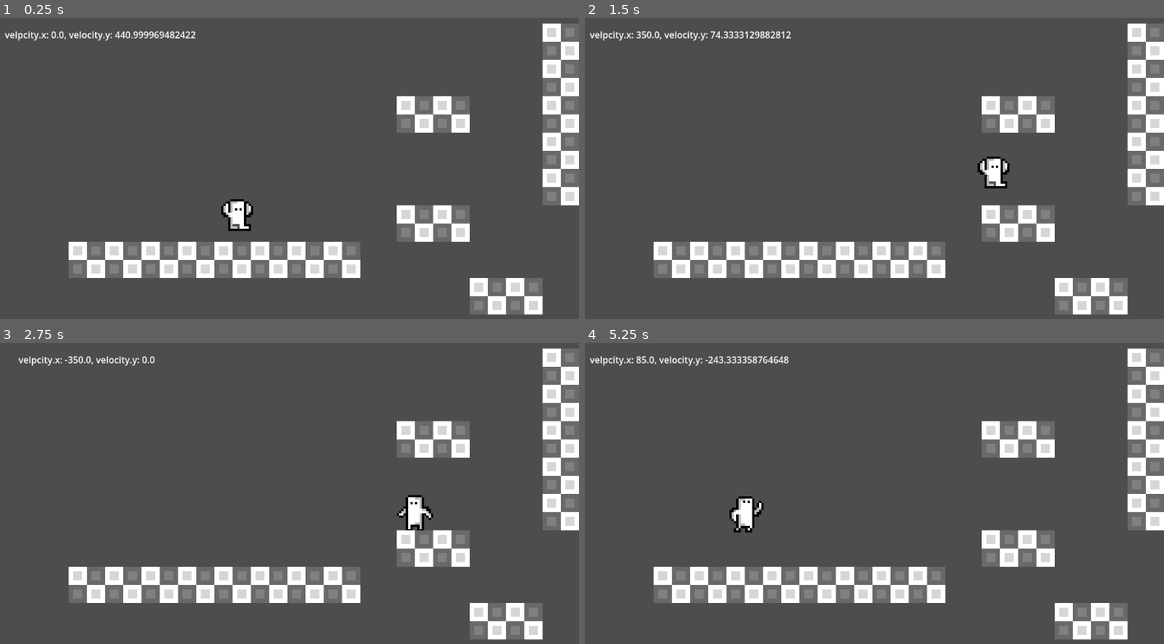
Above: before the commit, frames 1-4 (two rows, left to right).
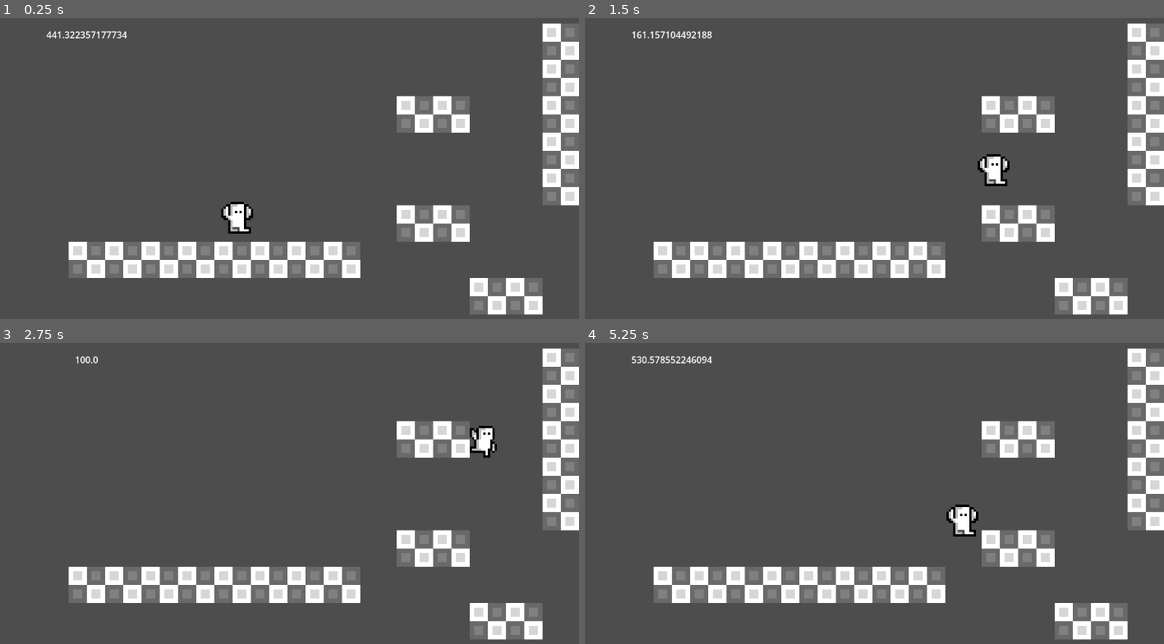
Above: after the commit, the same moments.

Repository: serehin-denis/godot-first-project-ever
Game: Godot game, scene res://world.tscn
Two runs of this game, one before a commit and one after it. Both use one fixed random seed, a clock stepped at 60 frames per second and the inputs below.
Inputs:
- Up to frame 1 (0.25 s): no input
- Up to frame 2 (1.5 s): tap Enter (ui_accept) at 0.5, 0.6, 0.77, 1.07, 1.35 s; hold D (ui_right) from 0.53 s (still down)
- Up to frame 3 (2.75 s): tap Enter (ui_accept) at 1.52, 1.82, 2.1 s; release D (ui_right) at 2.03 s; hold A (ui_left) from 2.03 s (still down)
- Up to frame 4 (5.25 s): release A (ui_left) at 2.78 s; hold D (ui_right) 2.78-4.28 s; tap Enter (ui_accept) at 2.85, 3.02, 3.32, 3.6, 3.77, 4.07, 4.35, 4.52, 4.82, 5.1 s; hold A (ui_left) 4.28-5.03 s; hold D (ui_right) from 5.03 s (still down)

The runs differ from the first frame. In frame 1, 0.8% of the frame differs, in the area x 0-44%, y 4-72%; in frame 2, 0.8%; in frame 3, 1.1%; in frame 4, 1.4%, in the area x 0-68%, y 4-65%.

Commit message:
update: added wall-slide mechanic

Diff:
--- a/components/player.tscn
+++ b/components/player.tscn
@@ -5,6 +5,7 @@
 [ext_resource type="Texture2D" uid="uid://sl482wejw4sf" path="res://assets/player animations/idle.png" id="2_51jd6"]
 [ext_resource type="Texture2D" uid="uid://d1hve0ff4b4w0" path="res://assets/player animations/run.png" id="3_uapwn"]
 [ext_resource type="Texture2D" uid="uid://dkdbe03gooiby" path="res://assets/player animations/jump.png" id="4_kuobi"]
+[ext_resource type="Texture2D" uid="uid://j5q7d8kiqjrd" path="res://assets/player animations/wall-slide.png" id="6_kuobi"]
 
 [sub_resource type="RectangleShape2D" id="RectangleShape2D_onrkg"]
 size = Vector2(14, 16)
@@ -127,6 +128,14 @@
 "loop": true,
 "name": &"run",
 "speed": 10.0
+}, {
+"frames": [{
+"duration": 1.0,
+"texture": ExtResource("6_kuobi")
+}],
+"loop": true,
+"name": &"wall_slide",
+"speed": 5.0
 }]
 
 [node name="CharacterBody2D" type="CharacterBody2D" unique_id=1899761522]
@@ -138,5 +147,13 @@
 
 [node name="AnimatedSprite2D" type="AnimatedSprite2D" parent="." unique_id=1131289551]
 sprite_frames = SubResource("SpriteFrames_couud")
-animation = &"idle"
+animation = &"wall_slide"
 autoplay = "idle"
+
+[node name="RayCastRight" type="RayCast2D" parent="." unique_id=1767794894]
+position = Vector2(7, 0)
+target_position = Vector2(1, 0)
+
+[node name="RayCastLeft" type="RayCast2D" parent="." unique_id=1696418965]
+position = Vector2(-7, 0)
+target_position = Vector2(-1, 0)
--- a/scripts/player.gd
+++ b/scripts/player.gd
@@ -2,10 +2,18 @@
 
 const SPEED = 350.0
 const JUMP_VELOCITY = -650.0
-const GRAVITY_MULTIPIER = 2
+const GRAVITY_MULTIPIER = 1.2
 const AIR_ACCEL = 30.0
 const DEF_ACCEL = 45
+const WALL_SLIDE_SPEED = 100
+const WALL_UP_FRICTION = 700
 @export var show_vel: Label
+@export var jump_height : float = 225.0
+@export var jump_time_to_peak : float = .55
+
+
+@onready var jump_velocity : float = -((2.0 * jump_height) / jump_time_to_peak)
+@onready var jump_gravity : float = (2.0 * jump_height) / (jump_time_to_peak * jump_time_to_peak)
 
 # animations control
 func flip_img(direction):
@@ -19,28 +27,38 @@
 		else:
 			$AnimatedSprite2D.play("idle")
 	else:
-		if velocity.y >= 0:
-			$AnimatedSprite2D.play("fall")
+		if $RayCastRight.is_colliding() or $RayCastLeft.is_colliding() :
+			$AnimatedSprite2D.play("wall_slide")
 		else:
-			$AnimatedSprite2D.play("jump")
+			if velocity.y >= 0:
+				$AnimatedSprite2D.play("fall")
+			else:
+				$AnimatedSprite2D.play("jump")
 
 # movement
 func _physics_process(delta: float) -> void:
 	# Add the gravity.
 	if not is_on_floor():
-		if velocity.y > 0: velocity += get_gravity() * delta * GRAVITY_MULTIPIER
-		else: velocity += get_gravity() * delta
-
+		if velocity.y > 0: velocity.y += jump_gravity * delta * GRAVITY_MULTIPIER
+		else: velocity.y += jump_gravity * delta
+		if $RayCastRight.is_colliding() or $RayCastLeft.is_colliding() :
+			if velocity.y >= 0 : velocity.y = min(velocity.y, WALL_SLIDE_SPEED)
+			else : velocity.y = move_toward(velocity.y, 0, WALL_UP_FRICTION * delta)
 
 	# Handle jump.
+	var direction = Input.get_axis("ui_left", "ui_right")
 
-	if Input.is_action_just_pressed("ui_accept") and is_on_floor():
-		velocity.y = JUMP_VELOCITY
+	if Input.is_action_just_pressed("ui_accept"):
+		if is_on_floor():
+			velocity.y = jump_velocity
+		elif $RayCastRight.is_colliding() or $RayCastLeft.is_colliding():
+			velocity.y = jump_velocity * .8
+			velocity.x += 400 * direction * -1
 	if Input.is_action_just_released("ui_accept") and velocity.y < 0: velocity.y /= 2
 
 	# Get the input direction and handle the movement/deceleration.
 	# As good practice, you should replace UI actions with custom gameplay actions.
-	var direction = Input.get_axis("ui_left", "ui_right")
+
 
 	#if direction:
 	#	if is_on_floor():
@@ -62,4 +80,4 @@
 	move_and_slide()
 	flip_img(velocity.x)
 	change_animation()
-	show_vel.text = "velpcity.x: %s, velocity.y: %s" % [velocity.x, velocity.y]
+	show_vel.text = str(velocity.y)
Binary file added: assets/player animations/wall-slide.png
Not shown, added: assets/player animations/wall-slide.png.import
